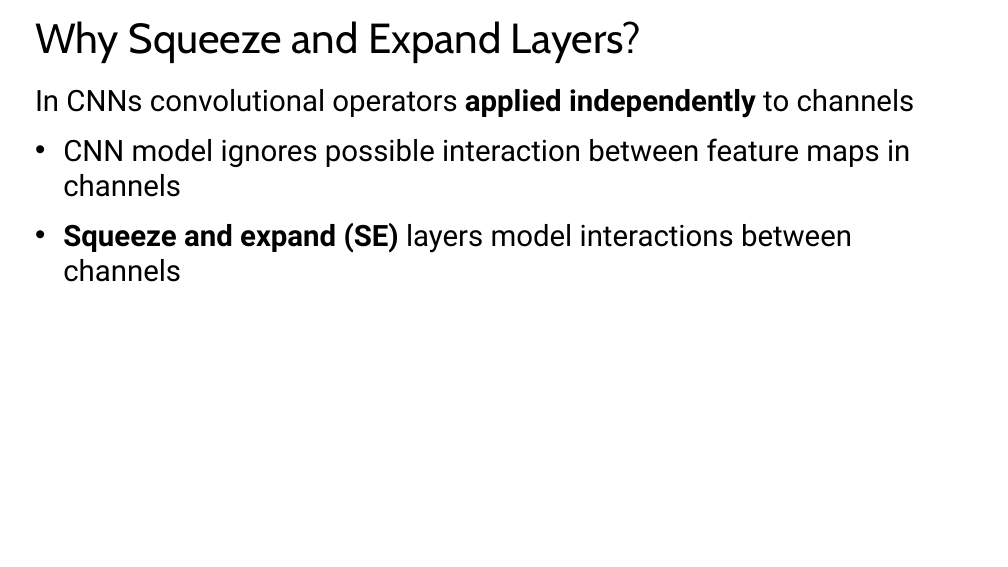
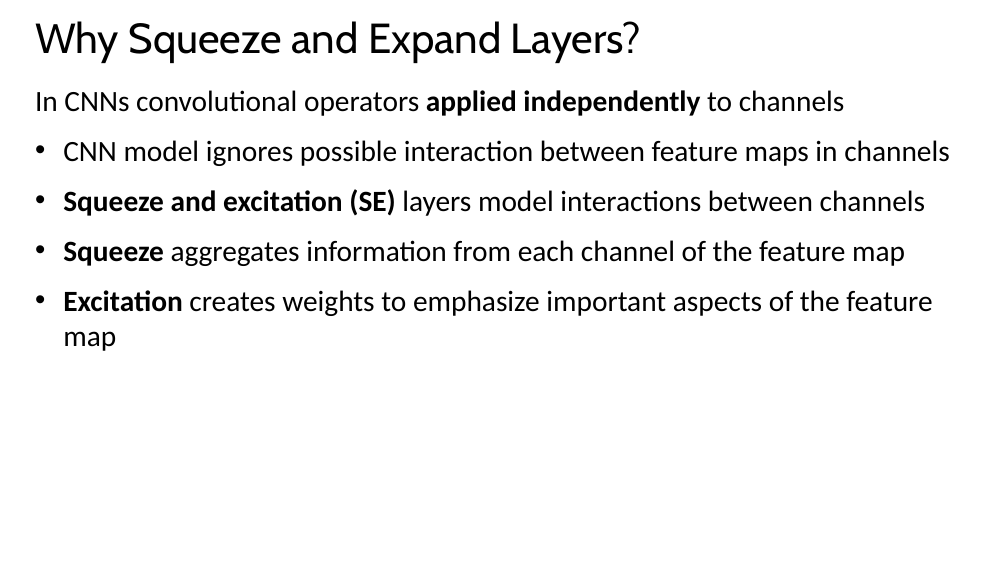
Before and after one commit to StephenElston/CSCI-E25, a slide deck: slide 56 of Slides/6_ConvolutionalNNs.pptx. Drawn at 1008x567 pixels with LibreOffice and Linux fonts; fonts in the diff are those of the drawing. Boxes give left, top, right and bottom in pixels: in the first picture for what was removed or moved away, otherwise in the second. Text is boxed around its words. In the diff, an @@ line names an element or a change of style, - is before the commit and + after.

```diff
--- a/Slides/6_ConvolutionalNNs.pptx
+++ b/Slides/6_ConvolutionalNNs.pptx
@@ text at (35,90,950,166): font Roboto to Calibri in "In CNNs convolutional operators applied independently to ...", "CNN model ignores possible interaction between feature ..." @@
@@ text at (63,189,932,351): text changed; font Roboto to Calibri @@
-• Squeeze and expand (SE) layers model interactions between channels
+• Squeeze and excitation (SE) layers model interactions between channels
+• Squeeze aggregates information from each channel of the feature map
+• Excitation creates weights to emphasize important aspects of the feature map
```
Also in this commit, not shown: 1 other slide changed, 2 slides added.
